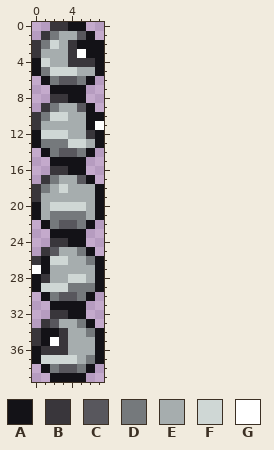
One commit to this pixel-art sprite: NPCs/Enemies/Pebbi/Pebbi3.png. Above, as it was before the edit.
The file is 16x80 pixels, drawn in blocks of 2x2; one block is one cell here.
Palette (. is transparent): A #131217  B #39363b  C #58575d  D #75797c  E #a6adae  F #cfd7d5  G #ffffff
Pixels before, first column x 0:
 0 ..BBAA..
 1 .BDEECA.
 2 BDFEBAAA
 3 BEEEBGAA
 4 AFEEBBBA
 5 ADFFFEEA
 6 .ADCCDA.
 7 ..AAAA..
 8 ..BBAA..
 9 .BDEECA.
10 BDFFEEAA
11 BEEEEEAG
12 AFFFEEBA
13 ADDDFFEA
14 .ADCCDA.
15 ..AAAA..
16 ..BBAA..
17 .BDEECA.
18 BDEFEEEA
19 BEEEEEEA
20 AEFFFFEA
21 AEDDDDEA
22 .ADCCDA.
23 ..AAAA..
24 ..BBAA..
25 .BCEEDA.
26 BAFFEEDA
27 GAEEEEEA
28 ABEEFFEA
29 AFFFDDDA
30 .ADCCDA.
31 ..AAAA..
32 ..BBAA..
33 .BCEEDA.
34 BAABEEDA
35 BAGBEEEA
36 ABBBEEEA
37 AFFFFEDA
38 .ADCCDA.
39 ..AAAA..
After:
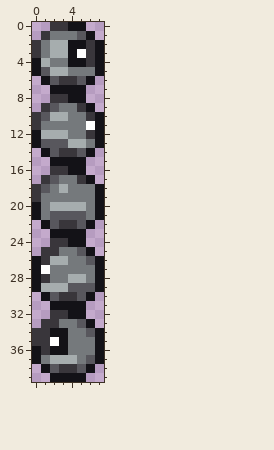
Edits made:
Colour B gives way to colour A in rows 2 to 3 at x 4; in row 4 at x 4 to 5; in row 26 at x 0; in rows 34 to 35 at x 3; in row 36 at x 2 to 3.
Colour G gives way to colour A in row 11 at x 7; in row 27 at x 0.
Colour A gives way to colour B in rows 2 to 3 at x 6; in row 10 at x 6; in row 26 at x 1; in rows 34 to 35 at x 1.
Colour C gives way to colour B in row 6 at x 3 to 4; in row 9 at x 5; in row 14 at x 3 to 4; in row 17 at x 5; in row 22 at x 3 to 4; in row 25 at x 2.
Colour C gives way to colour B in row 30 at x 3 to 4; in row 33 at x 2; in row 38 at x 3 to 4.
Colour D gives way to colour C in row 5 at x 1; in row 6 at x 2 and 5; in row 9 at x 2; in row 10 at x 1; in row 13 at x 1 to 3; in row 14 at x 2 and 5.
Colour D gives way to colour C in row 17 at x 2; in row 18 at x 1; in row 21 at x 2 to 5; in row 22 at x 2 and 5; in row 25 at x 5; in row 26 at x 6.
Colour D gives way to colour C in row 29 at x 4 to 6; in row 30 at x 2 and 5; in row 33 at x 5; in row 34 at x 6; in row 37 at x 6; in row 38 at x 2 and 5.
Colour E gives way to colour D in row 1 at x 3 to 4; in row 3 at x 1; in row 4 at x 2 to 3; in row 5 at x 5 to 6; in row 9 at x 3 to 4; in row 10 at x 4 to 5.
Colour E gives way to colour D in row 11 at x 1 to 5; in row 12 at x 4 to 5; in row 13 at x 6; in row 17 at x 3 to 4; in row 18 at x 2 and 4 to 6; in row 19 at x 1 to 6.
Colour E gives way to colour D in rows 20 to 21 at x 1 and 6; in row 25 at x 3 to 4; in row 26 at x 4 to 5; in row 27 at x 2 to 6; in row 28 at x 2 to 3 and 6; in row 33 at x 3 to 4.
Colour E gives way to colour D in row 34 at x 4 to 5; in rows 35 to 36 at x 4 to 6; in row 37 at x 5.
Colour F gives way to colour D in row 5 at x 4; in row 37 at x 1.
Colour F gives way to colour E in row 2 at x 2; in row 4 at x 1; in row 5 at x 2 to 3; in row 10 at x 2 to 3; in row 12 at x 1 to 3; in row 13 at x 4 to 5.
Colour F gives way to colour E in row 18 at x 3; in row 20 at x 2 to 5; in row 26 at x 2 to 3; in row 28 at x 4 to 5; in row 29 at x 1 to 3; in row 37 at x 2 to 4.
Colour A gives way to colour G in row 11 at x 6; in row 27 at x 1.
Pixel boxes of the changes (left, top, right, bottom) in both pictures:
changed: (32, 31, 104, 373)
